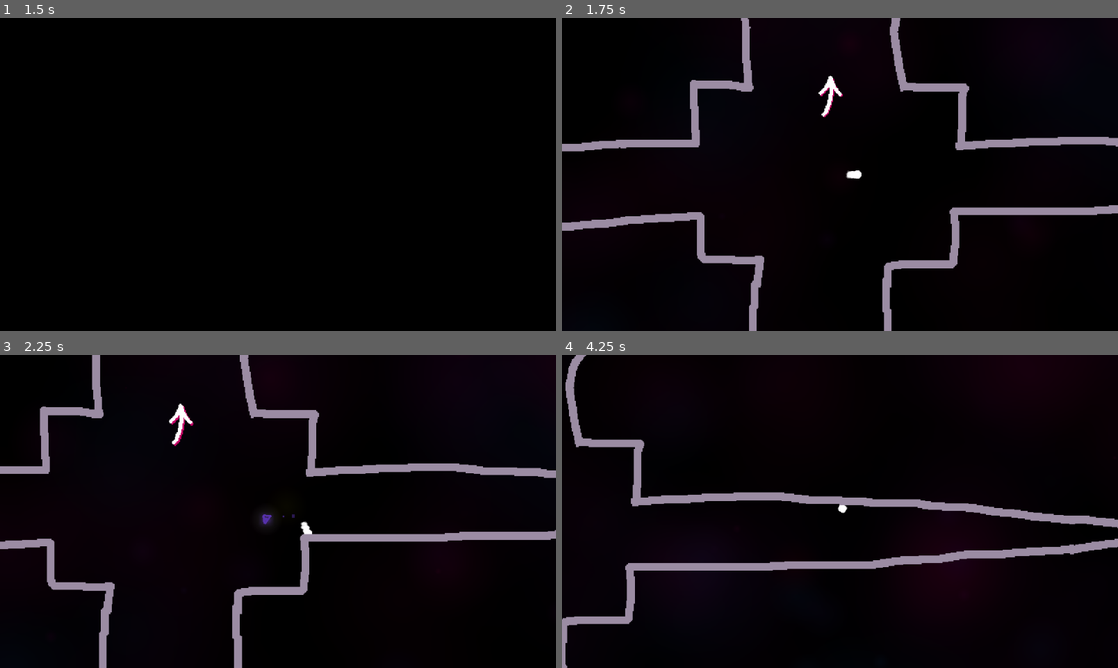
Above: before the commit, frames 1-4 (two rows, left to right).
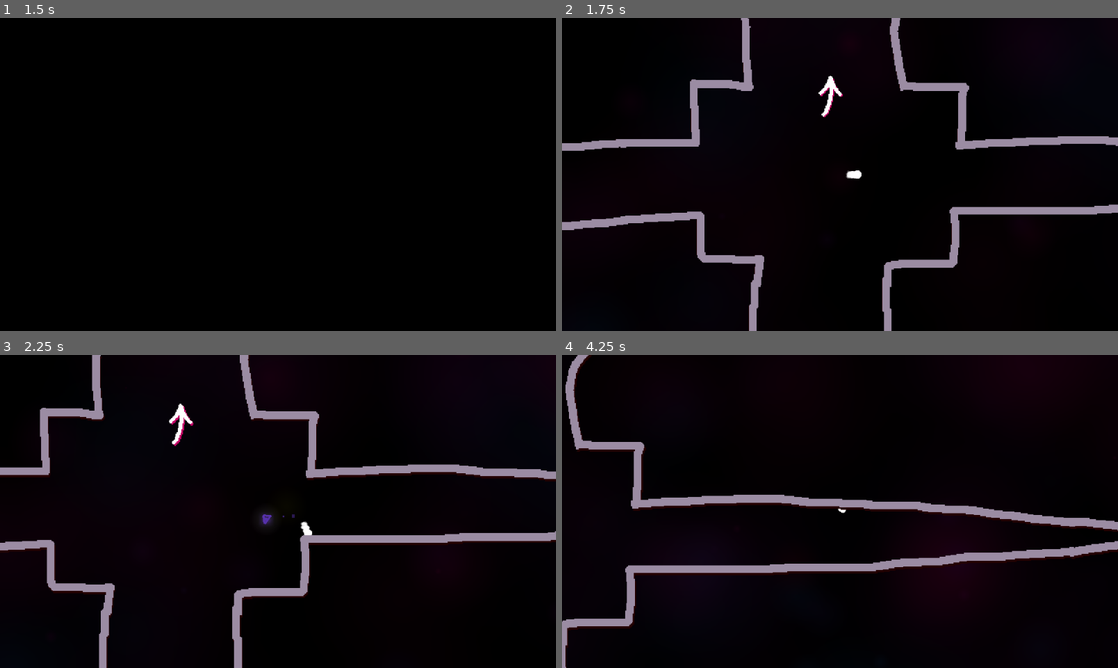
Above: after the commit, the same moments.

Repository: AlexHoratio/fuck-you-fuck-us
Game: Godot game, scene res://Scenes/main_menu.tscn
The game is run twice, just before and just after one commit, with the same random seed, the same clock (stepped at 60 frames per second) and the same inputs.
Inputs (mouse positions are in pixels of both pictures, inside the frame that each line leads up to):
- Up to frame 1 (1.5 s): click (278, 165) at 0.5 s; tap Enter at 1.25 s; move the mouse to (400, 158) at 1.27 s; hold Right (ui_right) from 1.28 s (still down); click (400, 158) at 1.42 s
- Up to frame 2 (1.75 s): keep holding Right (ui_right)
- Up to frame 3 (2.25 s): move the mouse to (166, 527) at 2.02 s; release Right (ui_right) at 2.03 s; hold Down (ui_down) from 2.03 s (still down); click (166, 527) at 2.17 s
- Up to frame 4 (4.25 s): move the mouse to (895, 442) at 2.77 s; release Down (ui_down) at 2.78 s; hold Right (ui_right) 2.78-3.53 s; click (895, 442) at 2.92 s; move the mouse to (812, 574) at 3.52 s; hold Up (ui_up) from 3.53 s (still down); click (812, 574) at 3.67 s

Frame 1 is identical in both runs. In frame 2, 1.0% of the frame differs, in the area x 0-100%, y 0-95%; in frame 3, 2.4%; in frame 4, 4.6%, in the area x 0-100%, y 0-100%.

Commit message:
honestly idk what i even did here

Diff:
--- a/Prefabs/Bullets/Eve/eve_bullet.tscn
+++ b/Prefabs/Bullets/Eve/eve_bullet.tscn
@@ -105,7 +105,7 @@
 color_ramp = SubResource( 4 )
 
 [sub_resource type="CircleShape2D" id=2]
-radius = 16.0
+radius = 31.0161
 
 [node name="bullet" type="Area2D"]
 script = SubResource( 1 )
--- a/Prefabs/Entities/Enemies/enemy.tscn
+++ b/Prefabs/Entities/Enemies/enemy.tscn
@@ -1,10 +1,78 @@
-[gd_scene load_steps=4 format=2]
+[gd_scene load_steps=18 format=2]
 
 [ext_resource path="res://Scripts/Entities/enemy.gd" type="Script" id=1]
 [ext_resource path="res://Graphics/Misc/white_square.png" type="Texture" id=2]
+[ext_resource path="res://Graphics/Misc/big_glow.png" type="Texture" id=3]
 
 [sub_resource type="RectangleShape2D" id=1]
 extents = Vector2( 8, 8 )
+
+[sub_resource type="Curve" id=2]
+_data = [ Vector2( 0, 0 ), 0.0, 3.72425, 0, 0, Vector2( 1, 0 ), -3.64645, 0.0, 0, 0 ]
+
+[sub_resource type="CurveTexture" id=3]
+curve = SubResource( 2 )
+
+[sub_resource type="ParticlesMaterial" id=4]
+flag_disable_z = true
+gravity = Vector3( 0, 0, 0 )
+orbit_velocity = 0.0
+orbit_velocity_random = 0.0
+scale = 2.0
+scale_curve = SubResource( 3 )
+
+[sub_resource type="Gradient" id=5]
+colors = PoolColorArray( 1, 0, 0.228516, 1, 1, 1, 1, 1 )
+
+[sub_resource type="GradientTexture" id=6]
+gradient = SubResource( 5 )
+
+[sub_resource type="Curve" id=7]
+_data = [ Vector2( 0, 0 ), 0.0, 0.0, 0, 0, Vector2( 0.0415646, 1 ), 0.0, 0.0, 0, 0, Vector2( 1, 0 ), -3.71353, 0.0, 0, 0 ]
+
+[sub_resource type="CurveTexture" id=8]
+curve = SubResource( 7 )
+
+[sub_resource type="Gradient" id=9]
+offsets = PoolRealArray( 0 )
+colors = PoolColorArray( 1, 1, 1, 1 )
+
+[sub_resource type="GradientTexture" id=10]
+gradient = SubResource( 9 )
+
+[sub_resource type="Curve" id=11]
+_data = [ Vector2( 0, 1 ), 0.0, 0.0, 0, 0, Vector2( 1, 0 ), 0.0, 0.0, 0, 0 ]
+
+[sub_resource type="CurveTexture" id=12]
+curve = SubResource( 11 )
+
+[sub_resource type="ParticlesMaterial" id=13]
+trail_divisor = 4
+trail_size_modifier = SubResource( 12 )
+trail_color_modifier = SubResource( 10 )
+flag_disable_z = true
+gravity = Vector3( 0, 0, 0 )
+orbit_velocity = 0.0
+orbit_velocity_random = 0.0
+scale = 2.0
+scale_curve = SubResource( 8 )
+color_ramp = SubResource( 6 )
+
+[sub_resource type="Animation" id=14]
+resource_name = "explosion"
+length = 2.0
+tracks/0/type = "value"
+tracks/0/path = NodePath(".:modulate")
+tracks/0/interp = 1
+tracks/0/loop_wrap = true
+tracks/0/imported = false
+tracks/0/enabled = true
+tracks/0/keys = {
+"times": PoolRealArray( 0, 1 ),
+"transitions": PoolRealArray( 1.51572, 1 ),
+"update": 0,
+"values": [ Color( 1, 1, 1, 1 ), Color( 1, 1, 1, 0 ) ]
+}
 
 [node name="enemy" type="RigidBody2D"]
 gravity_scale = 0.0
@@ -15,3 +83,31 @@
 
 [node name="CollisionShape2D" type="CollisionShape2D" parent="."]
 shape = SubResource( 1 )
+
+[node name="attack_charge" type="Timer" parent="."]
+wait_time = 2.0
+one_shot = true
+
+[node name="Particles2D" type="Particles2D" parent="."]
+self_modulate = Color( 1, 0, 0.223529, 0.14902 )
+emitting = false
+amount = 1
+process_material = SubResource( 4 )
+texture = ExtResource( 3 )
+
+[node name="attack" type="Particles2D" parent="."]
+modulate = Color( 1, 1, 1, 0 )
+self_modulate = Color( 1, 1, 1, 0.294118 )
+speed_scale = 0.4
+process_material = SubResource( 13 )
+texture = ExtResource( 3 )
+
+[node name="AnimationPlayer" type="AnimationPlayer" parent="attack"]
+anims/explosion = SubResource( 14 )
+
+[node name="Sprite" type="Sprite" parent="attack"]
+modulate = Color( 1, 1, 1, 0.407843 )
+scale = Vector2( 2, 2 )
+texture = ExtResource( 3 )
+[connection signal="body_entered" from="." to="." method="_on_enemy_body_entered"]
+[connection signal="timeout" from="attack_charge" to="." method="_on_attack_charge_timeout"]
--- a/Scenes/Levels/1-1.tscn
+++ b/Scenes/Levels/1-1.tscn
@@ -83,6 +83,7 @@
 
 [node name="ColorRect" type="ColorRect" parent="CanvasLayer"]
 visible = false
+self_modulate = Color( 1, 1, 1, 0 )
 margin_right = 1920.0
 margin_bottom = 1080.0
 mouse_filter = 2
@@ -92,6 +93,12 @@
 autoplay = "fade_in"
 anims/fade_in = SubResource( 1 )
 anims/fade_out = SubResource( 2 )
+
+[node name="Control" type="Control" parent="CanvasLayer"]
+anchor_right = 1.0
+anchor_bottom = 1.0
+margin_right = -960.0
+margin_bottom = -540.0
 
 [node name="ParallaxBackground" type="ParallaxBackground" parent="."]
 editor/display_folded = true
--- a/Scenes/level_selector.tscn
+++ b/Scenes/level_selector.tscn
@@ -6,8 +6,8 @@
 [ext_resource path="res://Graphics/Misc/glow.png" type="Texture" id=4]
 [ext_resource path="res://Graphics/Misc/small_circle.png" type="Texture" id=5]
 [ext_resource path="res://Graphics/Level Selector/map.png" type="Texture" id=6]
-[ext_resource path="res://Graphics/Level Selector/Arrows/arrow_up.png" type="Texture" id=7]
-[ext_resource path="res://Scripts/Environment/sprite_shadow_anim.gd" type="Script" id=8]
+[ext_resource path="res://Scripts/Environment/sprite_shadow_anim.gd" type="Script" id=7]
+[ext_resource path="res://Graphics/Level Selector/Arrows/arrow_up.png" type="Texture" id=8]
 [ext_resource path="res://Prefabs/Level Selector/bucket.tscn" type="PackedScene" id=9]
 
 [sub_resource type="Animation" id=1]
@@ -245,6 +245,11 @@
 position = Vector2( 462, 362 )
 scale = Vector2( 2, 2 )
 texture = ExtResource( 6 )
+script = ExtResource( 7 )
+shadow_colour = Color( 0.227451, 0, 0, 1 )
+
+[node name="shadow" type="Sprite" parent="map/map"]
+show_behind_parent = true
 
 [node name="CollisionPolygon2D" type="CollisionPolygon2D" parent="map"]
 visible = false
--- a/Scripts/Entities/enemy.gd
+++ b/Scripts/Entities/enemy.gd
@@ -10,6 +10,8 @@
 var redirect_compensation = 5
 var direction_focus = 0.95
 
+var can_move = true
+
 var tower
 
 var movement_vector = Vector2(0, 0)
@@ -17,6 +19,8 @@
 
 var knockback_vector
 var knockback_queued = false
+
+var alerted = false
 
 func _ready():
 	add_to_group("enemies")
@@ -26,20 +30,54 @@
 	knockback_vector = bullet_movement_vector.linear_interpolate(movement_vector, 0.5)*500
 	knockback_queued = true
 
+func alert():
+	alerted = true
+
 func _physics_process(delta):
 
 	if knockback_queued:
 		knockback_queued = false
 		linear_velocity += knockback_vector
 
-	if(movement_vector.x < 0):
-		linear_velocity.x -= SPEED*delta
-	if(movement_vector.x > 0):
-		linear_velocity.x += SPEED*delta
-	if(movement_vector.y < 0):
-		linear_velocity.y -= SPEED*delta
-	if(movement_vector.y > 0):
-		linear_velocity.y += SPEED*delta
+	if can_move:
+		if(movement_vector.x < 0):
+			linear_velocity.x -= SPEED*delta
+		if(movement_vector.x > 0):
+			linear_velocity.x += SPEED*delta
+		if(movement_vector.y < 0):
+			linear_velocity.y -= SPEED*delta
+		if(movement_vector.y > 0):
+			linear_velocity.y += SPEED*delta
 
 	linear_velocity.x = min(max(linear_velocity.x, -MAX_SPEED), MAX_SPEED)
 	linear_velocity.y = min(max(linear_velocity.y, -MAX_SPEED), MAX_SPEED)
+
+	if get_tree().get_meta("player").position.distance_to(position) < 200 and not(alerted):
+		alert()
+
+	if get_tree().get_meta("player").position.distance_to(position) < 100 and alerted:
+		if get_node("attack_charge").is_stopped():
+			get_node("attack_charge").start()
+			get_node("Particles2D").emitting = true
+			can_move = false
+
+	if alerted:
+		movement_vector = Vector2(-1, 0).rotated(position.angle_to_point(get_tree().get_meta("player").position))
+	else:
+		movement_vector = Vector2(0, 0)
+
+func fire_attack():
+	if get_tree().get_meta("player").position.distance_to(position) < 100:
+		get_tree().get_meta("player").apply_impulse(Vector2(0, 0), 50*Vector2(-1, 0).rotated(position.angle_to_point(get_tree().get_meta("player").position)))
+
+	can_move = true
+	get_node("Particles2D").emitting = false
+	get_node("attack").emitting = true
+	get_node("attack/AnimationPlayer").play("explosion")
+
+#func _on_enemy_body_entered(body):
+#	if body == get_tree().get_meta("player"):
+#		body.apply_impulse(Vector2(0, 0), Vector2(1, 0).rotated(position.angle_to_point(body.position)))
+
+func _on_attack_charge_timeout():
+	fire_attack()
Not shown: 1 places in Scenes/level_selector.tscn that only renumber resources
